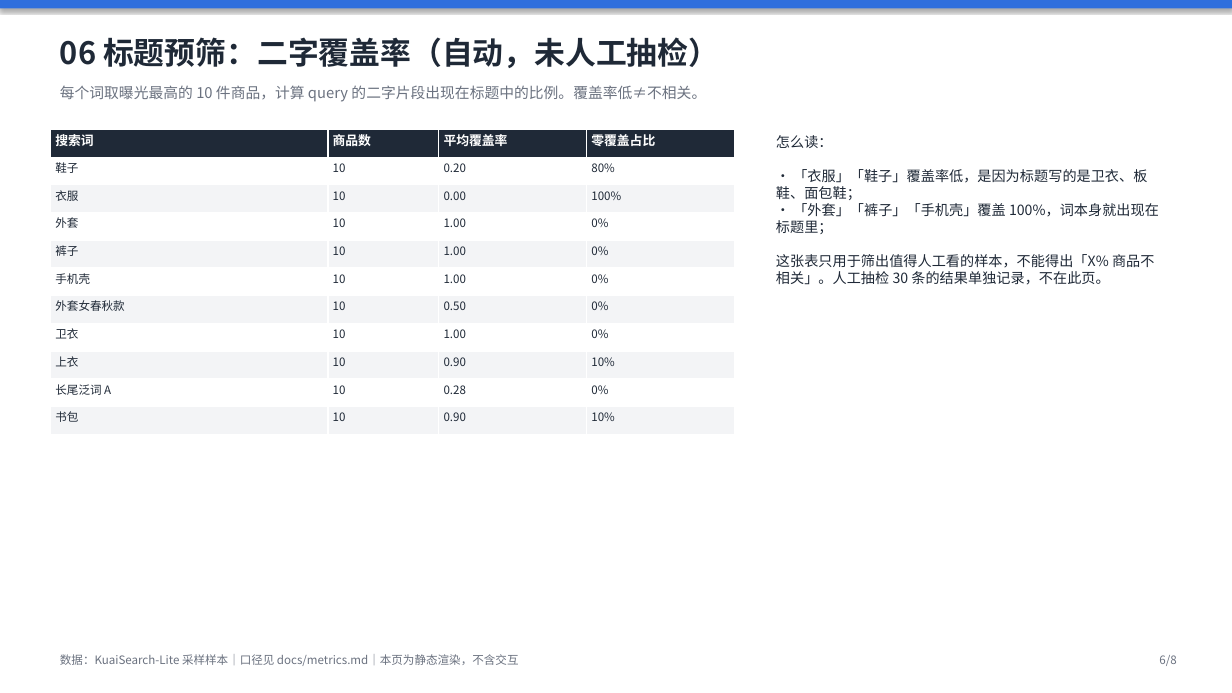
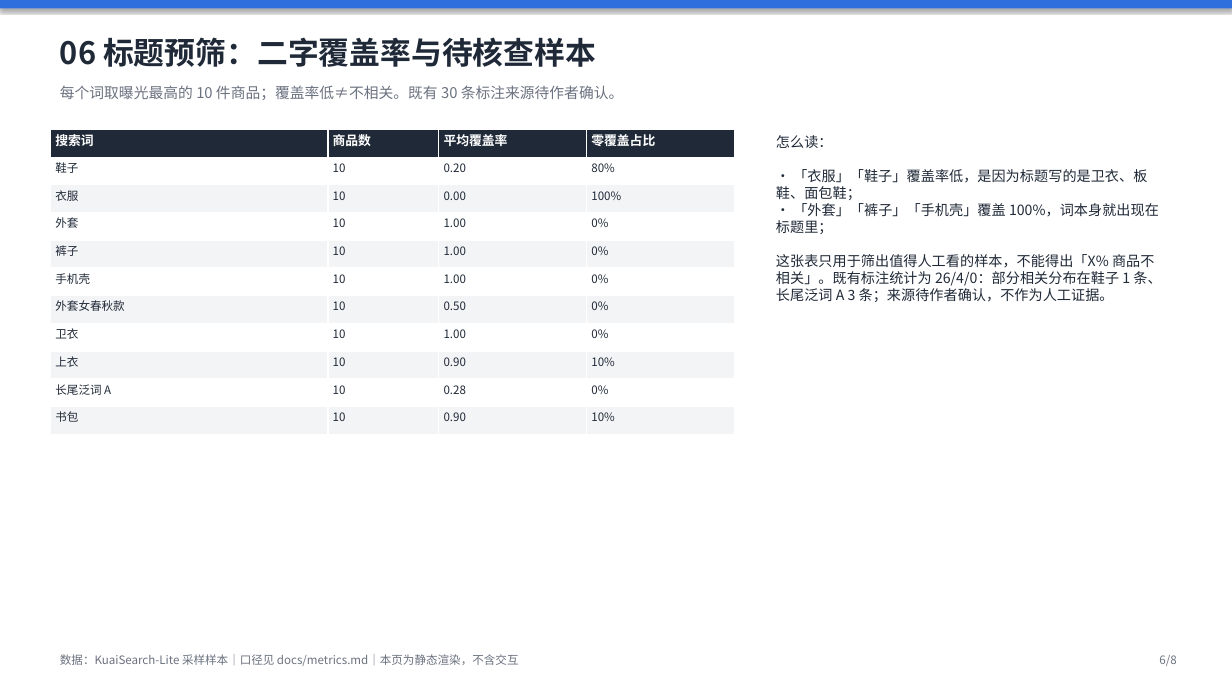
Before and after one commit to wsirui512-ops/kuaisearch-search-ops, a slide deck: slide 6 of dashboards/静态看板.pptx. Drawn at 1232x693 pixels with LibreOffice and Linux fonts; fonts in the diff are those of the drawing. Boxes give left, top, right and bottom in pixels: in the first picture for what was removed or moved away, otherwise in the second. Text is boxed around its words. In the diff, an @@ line names an element or a change of style, - is before the commit and + after.

```diff
--- a/dashboards/静态看板.pptx
+++ b/dashboards/静态看板.pptx
@@ text at (60,37,596,67): text changed @@
-06 标题预筛：二字覆盖率（自动，未人工抽检）
+06 标题预筛：二字覆盖率与待核查样本
@@ text at (60,85,624,100): text changed @@
-每个词取曝光最高的 10 件商品，计算 query 的二字片段出现在标题中的比例。覆盖率低≠不相关。
+每个词取曝光最高的 10 件商品；覆盖率低≠不相关。既有 30 条标注来源待作者确认。
@@ text at (776,135,1161,302): text changed @@
-怎么读：
-• 「衣服」「鞋子」覆盖率低，是因为标题写的是卫衣、板鞋、面包鞋；
-• 「外套」「裤子」「手机壳」覆盖 100%，词本身就出现在标题里；
-这张表只用于筛出值得人工看的样本，不能得出「X% 商品不相关」。人工抽检 30 条的结果单独记录，不在此页。
+怎么读：
+• 「衣服」「鞋子」覆盖率低，是因为标题写的是卫衣、板鞋、面包鞋；
+• 「外套」「裤子」「手机壳」覆盖 100%，词本身就出现在标题里；
+这张表只用于筛出值得人工看的样本，不能得出「X% 商品不相关」。既有标注统计为 26/4/0：部分相关分布在鞋子 1 条、长尾泛词 A 3 条；来源待作者确认，不作为人工证据。
```
Also in this commit, not shown: 6 other slides changed, 58 other files.
